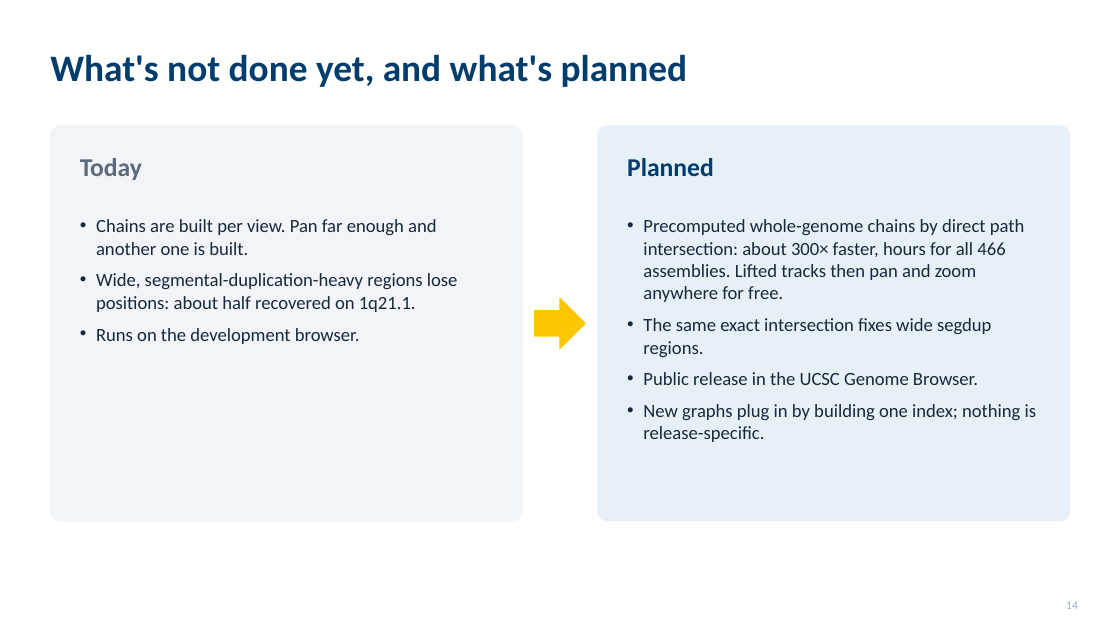
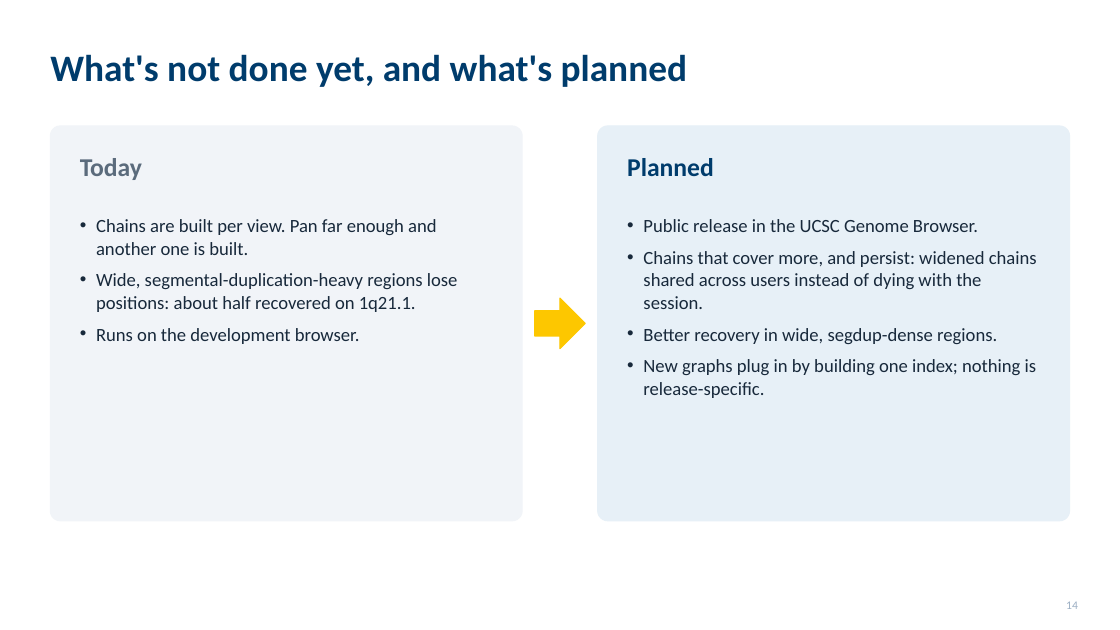
Before and after one commit to parsaeskandar/hprc_2026_poster, a slide deck: slide 14 of talk/HPRC2026_talk.pptx. Drawn at 1120x630 pixels with LibreOffice and Linux fonts; fonts in the diff are those of the drawing. Boxes give left, top, right and bottom in pixels: in the first picture for what was removed or moved away, otherwise in the second. Text is boxed around its words. In the diff, an @@ line names an element or a change of style, - is before the commit and + after.

Commit message:
Lab deck: screenshot-first slides; drop bulk chain generator from talk, script, and lab deck

```diff
--- a/talk/HPRC2026_talk.pptx
+++ b/talk/HPRC2026_talk.pptx
@@ text at bbox=[643, 219, 1025, 357]: paragraphs removed @@
-• Precomputed whole-genome chains by direct path intersection: about 300× faster, hours for all 466 assemblies. Lifted tracks then pan and zoom anywhere for free.
-• The same exact intersection fixes wide segdup regions.
@@ text at bbox=[643, 251, 1037, 344]: paragraphs added @@
+• Chains that cover more, and persist: widened chains shared across users instead of dying with the session.
+• Better recovery in wide, segdup-dense regions.
```
Also in this commit, not shown: 5 other files.
